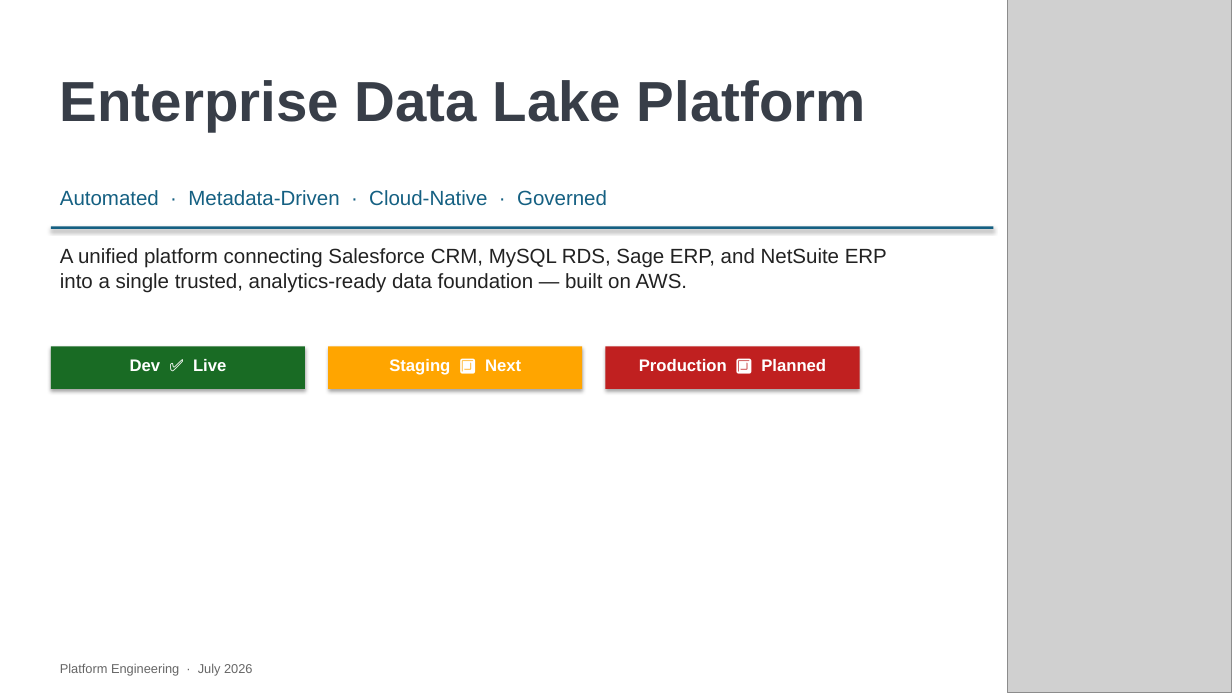
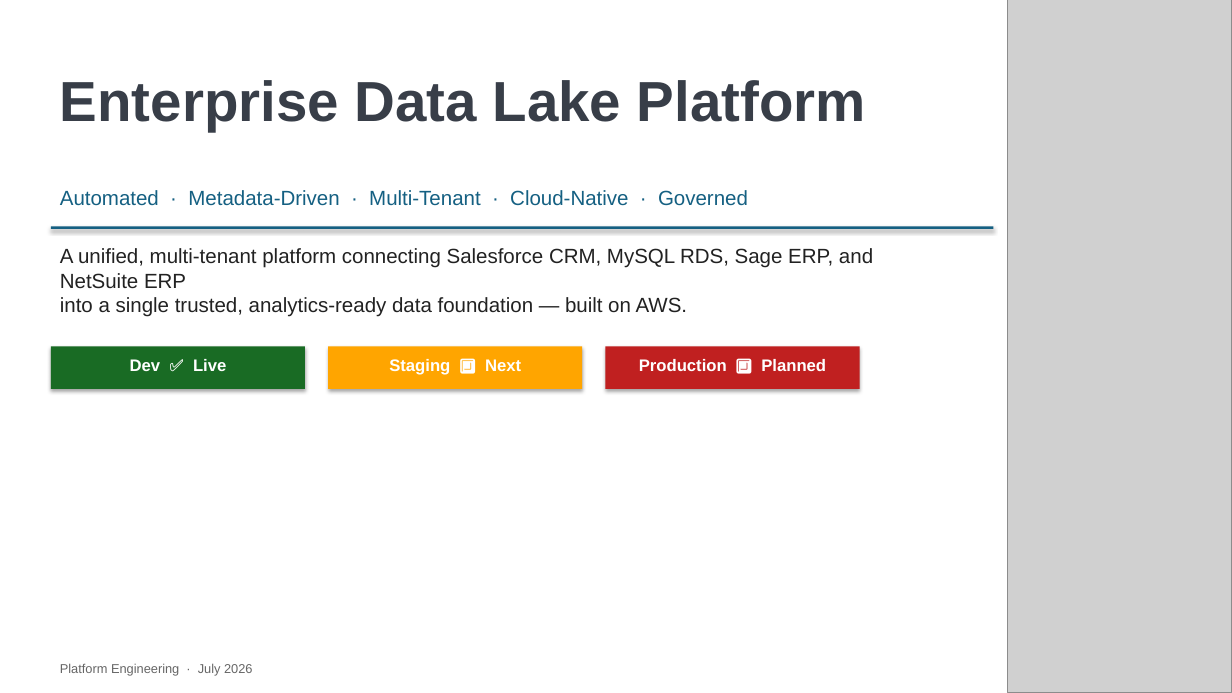
Before and after one commit to deepnarayan-sierradev/DataLake, a slide deck: slide 1 of Enterprise_Data_Lake_Platform_v2.pptx. Drawn at 1232x693 pixels with LibreOffice and Linux fonts; fonts in the diff are those of the drawing; grey boxes stand for pictures. Boxes give left, top, right and bottom in pixels: in the first picture for what was removed or moved away, otherwise in the second. Text is boxed around its words. In the diff, an @@ line names an element or a change of style, - is before the commit and + after.

```diff
--- a/Enterprise_Data_Lake_Platform_v2.pptx
+++ b/Enterprise_Data_Lake_Platform_v2.pptx
@@ text at <box>60,190,748,206</box>: text changed @@
-Automated · Metadata-Driven · Cloud-Native · Governed
+Automated · Metadata-Driven · Multi-Tenant · Cloud-Native · Governed
@@ text at <box>60,248,873,317</box>: text changed @@
-A unified platform connecting Salesforce CRM, MySQL RDS, Sage ERP, and NetSuite ERP
-into a single trusted, analytics-ready data foundation — built on AWS.
+A unified, multi-tenant platform connecting Salesforce CRM, MySQL RDS, Sage ERP, and NetSuite ERP
+into a single trusted, analytics-ready data foundation — built on AWS.
```
Also in this commit, not shown: 15 other slides changed, 2 slides added, 58 other files.
